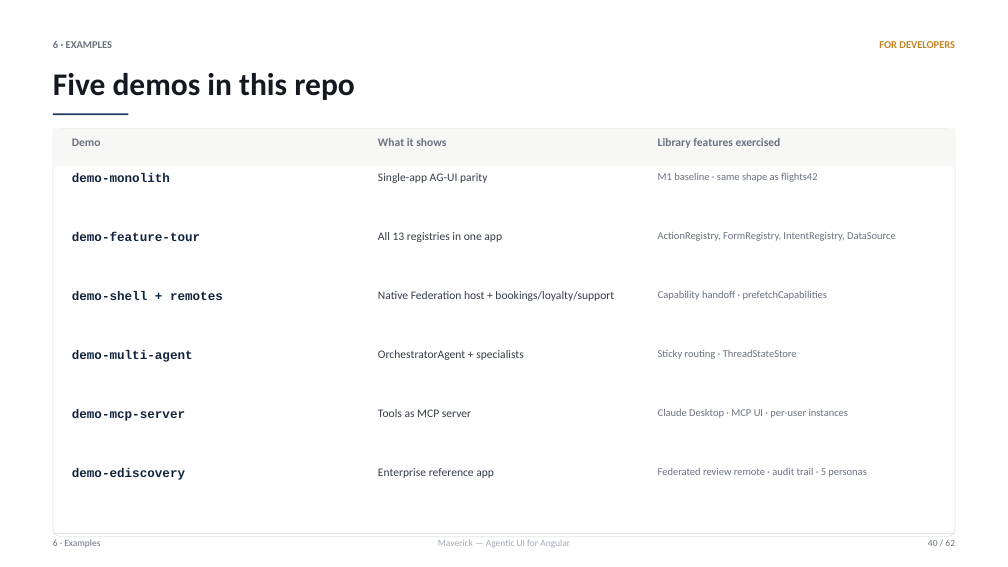
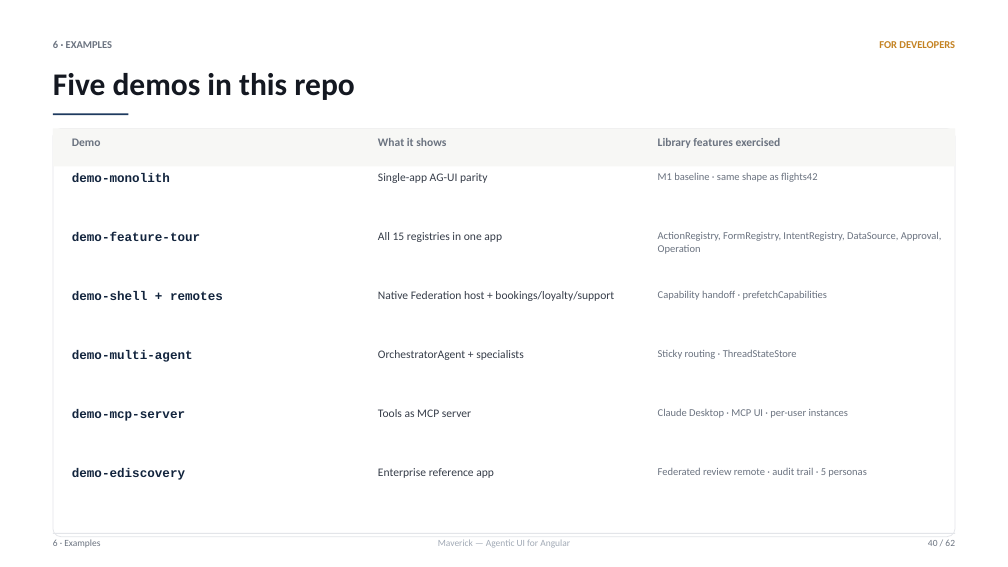
Before and after one commit to sahassakhare/agentic-ui, a slide deck: slide 40 of docs/decks/agentic-ui-overview.pptx. Drawn at 1008x567 pixels with LibreOffice and Linux fonts; fonts in the diff are those of the drawing. Boxes give left, top, right and bottom in pixels: in the first picture for what was removed or moved away, otherwise in the second. Text is boxed around its words. In the diff, an @@ line names an element or a change of style, - is before the commit and + after.

```diff
--- a/docs/decks/agentic-ui-overview.pptx
+++ b/docs/decks/agentic-ui-overview.pptx
@@ text at box(378, 232, 502, 242): text changed @@
-All 13 registries in one app
+All 15 registries in one app
@@ text at box(658, 232, 942, 254): text changed @@
-ActionRegistry, FormRegistry, IntentRegistry, DataSource
+ActionRegistry, FormRegistry, IntentRegistry, DataSource, Approval, Operation
```
Also in this commit, not shown: 11 other slides changed, 16 other files.
